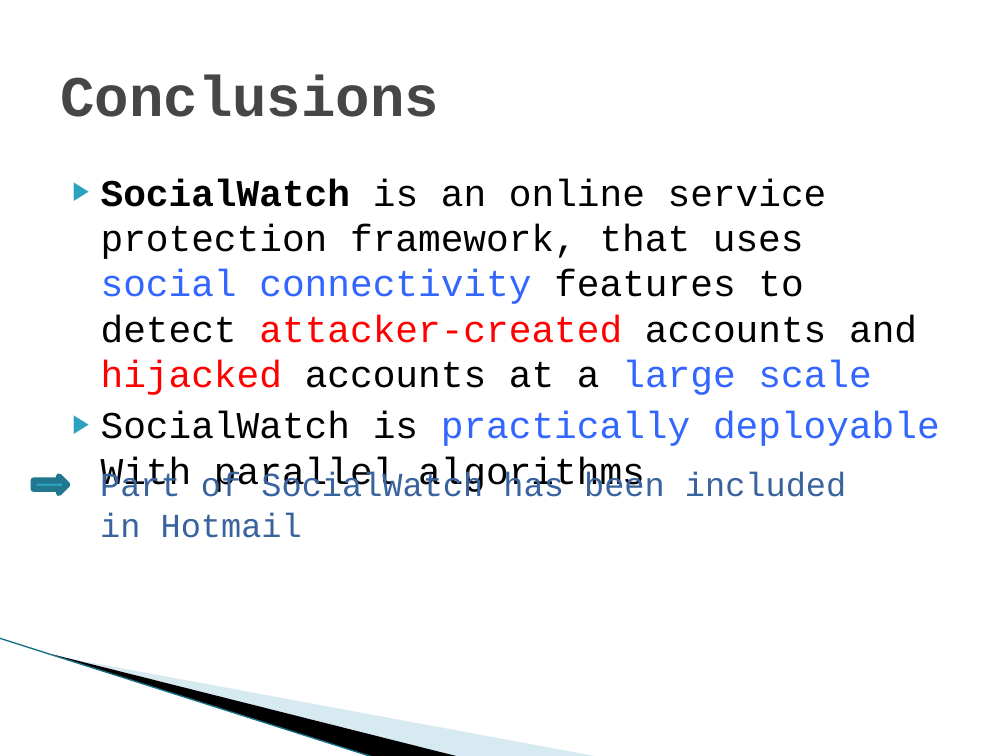
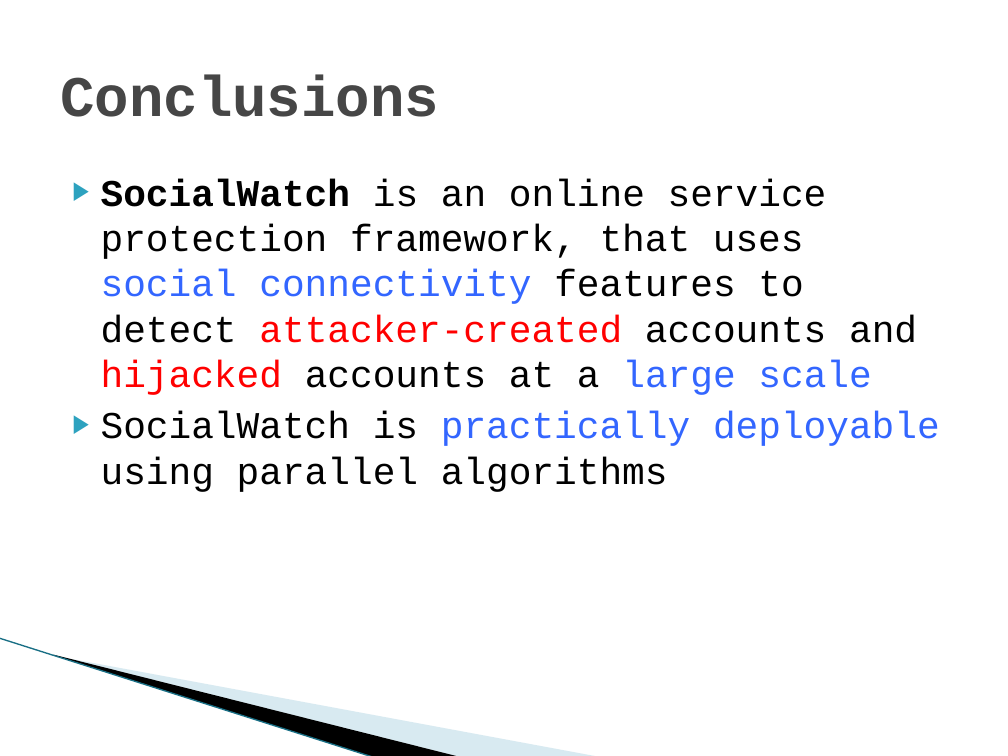
Before and after one commit to quietbamboo/homepage, a slide deck: slide 15 of slides/asiaccs_socialwatch.pptx (slide 13 before the commit). Drawn at 1008x756 pixels with LibreOffice and Linux fonts; fonts in the diff are those of the drawing; background and template pictures are left out. Boxes give left, top, right and bottom in pixels: in the first picture for what was removed or moved away, otherwise in the second. Text is boxed around its words. In the diff, an @@ line names an element or a change of style, - is before the commit and + after.

```diff
--- a/slides/asiaccs_socialwatch.pptx
+++ b/slides/asiaccs_socialwatch.pptx
@@ text at bbox=[101, 411, 940, 492]: text changed @@
-▶ SocialWatch is practically deployable With parallel algorithms
+▶ SocialWatch is practically deployable using parallel algorithms
@@ right arrow removed at bbox=[33, 477, 67, 494] @@
@@ text removed at bbox=[100, 472, 846, 538] @@
-Part of SocialWatch has been included in Hotmail
```
Also in this commit, not shown: 7 other slides changed, 2 slides added.
